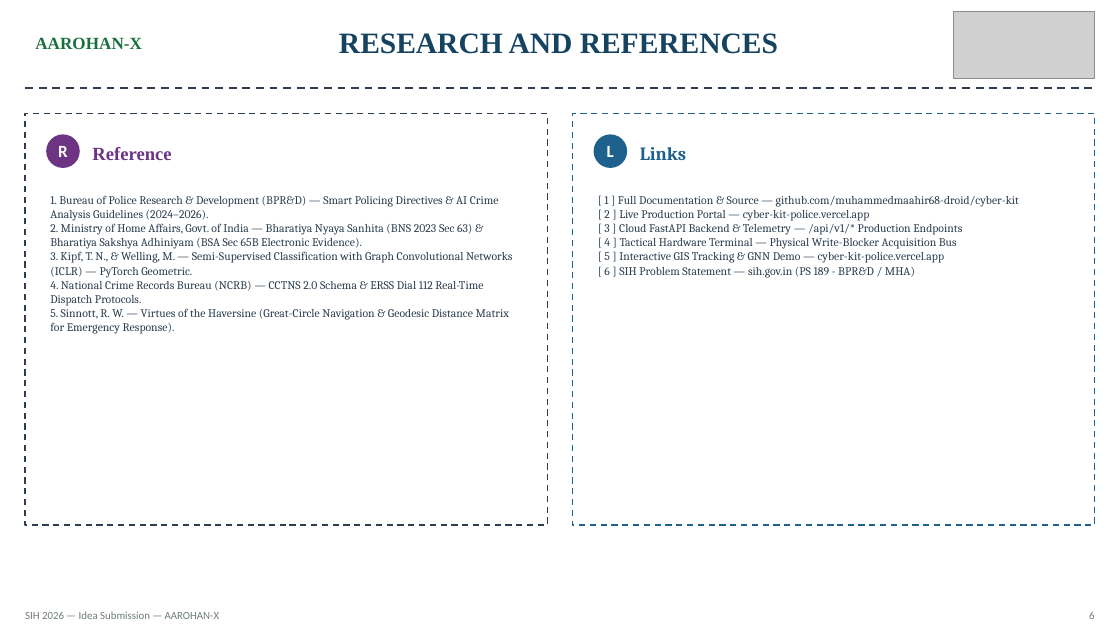
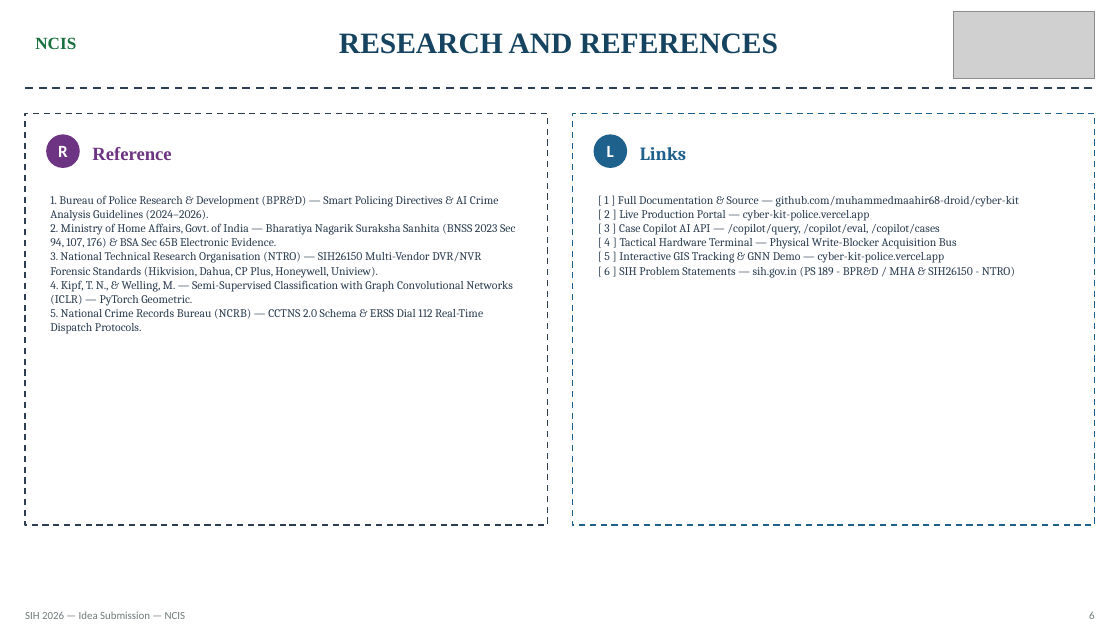
Before and after one commit to muhammedmaahir68-droid/cyber-kit, a slide deck: slide 6 of presentation/SIH_Ideate_Template_AAROHAN-X.pptx. Drawn at 1120x630 pixels with LibreOffice and Linux fonts; fonts in the diff are those of the drawing; grey boxes stand for pictures. Boxes give left, top, right and bottom in pixels: in the first picture for what was removed or moved away, otherwise in the second. Text is boxed around its words. In the diff, an @@ line names an element or a change of style, - is before the commit and + after.

Commit message:
docs: Update 6-slide PPTX, Master Presentation Script, and Operations Manual with Case Copilot and SIH26150

```diff
--- a/presentation/SIH_Ideate_Template_AAROHAN-X.pptx
+++ b/presentation/SIH_Ideate_Template_AAROHAN-X.pptx
@@ text at box(35, 37, 76, 49): text changed @@
-AAROHAN-X
+NCIS
@@ text at box(50, 223, 515, 334): text changed @@
-2. Ministry of Home Affairs, Govt. of India — Bharatiya Nyaya Sanhita (BNS 2023 Sec 63) & Bharatiya Sakshya Adhiniyam (BSA Sec 65B Electronic Evidence).
-3. Kipf, T. N., & Welling, M. — Semi-Supervised Classification with Graph Convolutional Networks (ICLR) — PyTorch Geometric.
-4. National Crime Records Bureau (NCRB) — CCTNS 2.0 Schema & ERSS Dial 112 Real-Time Dispatch Protocols.
-5. Sinnott, R. W. — Virtues of the Haversine (Great-Circle Navigation & Geodesic Distance Matrix for Emergency Response).
+2. Ministry of Home Affairs, Govt. of India — Bharatiya Nagarik Suraksha Sanhita (BNSS 2023 Sec 94, 107, 176) & BSA Sec 65B Electronic Evidence.
+3. National Technical Research Organisation (NTRO) — SIH26150 Multi-Vendor DVR/NVR Forensic Standards (Hikvision, Dahua, CP Plus, Honeywell, Uniview).
+4. Kipf, T. N., & Welling, M. — Semi-Supervised Classification with Graph Convolutional Networks (ICLR) — PyTorch Geometric.
+5. National Crime Records Bureau (NCRB) — CCTNS 2.0 Schema & ERSS Dial 112 Real-Time Dispatch Protocols.
@@ text at box(604, 224, 940, 235): text changed @@
-[ 3 ] Cloud FastAPI Backend & Telemetry — /api/v1/* Production Endpoints
+[ 3 ] Case Copilot AI API — /copilot/query, /copilot/eval, /copilot/cases
@@ text at box(604, 267, 1015, 278): text changed @@
-[ 6 ] SIH Problem Statement — sih.gov.in (PS 189 - BPR&D / MHA)
+[ 6 ] SIH Problem Statements — sih.gov.in (PS 189 - BPR&D / MHA & SIH26150 - NTRO)
@@ text at box(25, 611, 186, 619): text changed @@
-SIH 2026 — Idea Submission — AAROHAN-X
+SIH 2026 — Idea Submission — NCIS
```
Also in this commit, not shown: 5 other slides changed, 5 other files.
